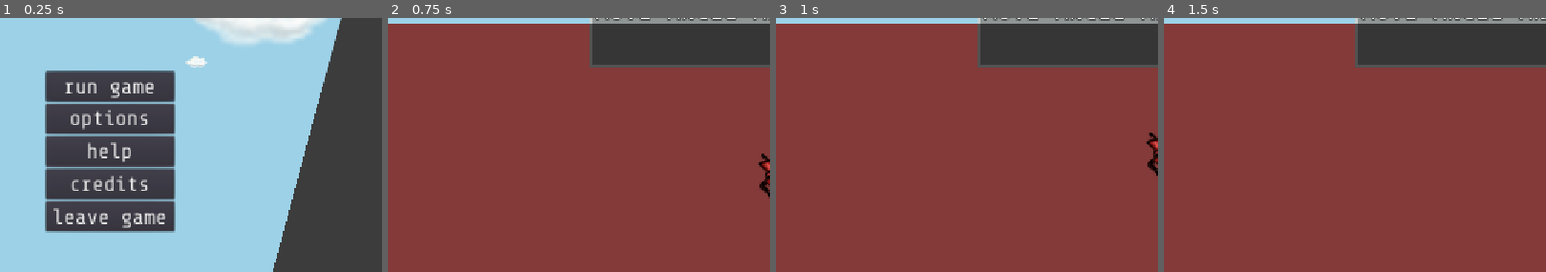
Above: before the commit, frames 1-4 (left to right).
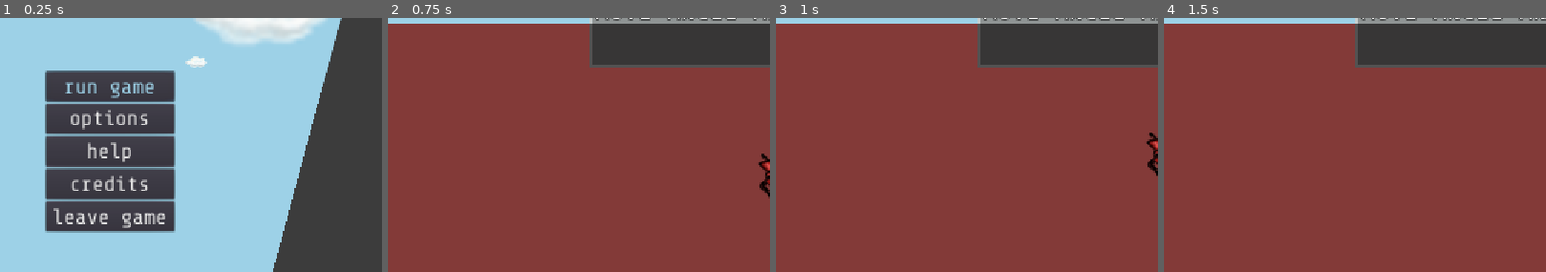
Above: after the commit, the same moments.

Repository: ang-vil/angvil
Game: Godot game, scene res://scenes/menu.tscn
Same seed, same stepped clock (60 frames per second), same inputs: the game is played once before the commit and once after it.
Inputs:
- Up to frame 1 (0.25 s): no input
- Up to frame 2 (0.75 s): click "run game" at 0.5 s
- Up to frame 3 (1 s): no input
- Up to frame 4 (1.5 s): tap Space (shoot) at 1.25 s; hold Right (key_right) from 1.28 s (still down); hold Enter (ui_accept) from 1.28 s (still down)
The pictures show only the part of the screen within x 0-50%, y 49-99%; the shares and areas given below are measured in that part.

The runs differ from the first frame. In frame 1, 0.5% of the frame differs, in the area x 17-41%, y 25-32%; in frame 2, nothing differs; in frame 3, nothing differs; in frame 4, nothing differs.

Commit message:
menu styling

Diff:
--- a/scenes/menu.tscn
+++ b/scenes/menu.tscn
@@ -21,6 +21,12 @@
 
 [sub_resource type="Theme" id=4]
 default_font = SubResource( 3 )
+
+[sub_resource type="DynamicFont" id=7]
+font_data = ExtResource( 6 )
+
+[sub_resource type="Theme" id=8]
+default_font = SubResource( 7 )
 
 [sub_resource type="DynamicFont" id=5]
 size = 32
@@ -127,6 +133,7 @@
 margin_bottom = 43.0
 focus_neighbour_top = NodePath("../ExitButton")
 focus_neighbour_bottom = NodePath("../OptionsButton")
+custom_colors/font_color_focus = Color( 0.615686, 0.819608, 0.905882, 1 )
 text = "run game"
 
 [node name="OptionsButton" type="Button" parent="VBoxContainer"]
@@ -135,6 +142,7 @@
 margin_bottom = 90.0
 focus_neighbour_top = NodePath("../StartButton")
 focus_neighbour_bottom = NodePath("../HelpButton")
+custom_colors/font_color_focus = Color( 0.615686, 0.819608, 0.905882, 1 )
 text = "options"
 
 [node name="HelpButton" type="Button" parent="VBoxContainer"]
@@ -143,6 +151,7 @@
 margin_bottom = 137.0
 focus_neighbour_top = NodePath("../OptionsButton")
 focus_neighbour_bottom = NodePath("../CreditsButton")
+custom_colors/font_color_focus = Color( 0.615686, 0.819608, 0.905882, 1 )
 text = "help"
 
 [node name="CreditsButton" type="Button" parent="VBoxContainer"]
@@ -151,6 +160,7 @@
 margin_bottom = 184.0
 focus_neighbour_top = NodePath("../HelpButton")
 focus_neighbour_bottom = NodePath("../ExitButton")
+custom_colors/font_color_focus = Color( 0.615686, 0.819608, 0.905882, 1 )
 text = "credits"
 
 [node name="ExitButton" type="Button" parent="VBoxContainer"]
@@ -159,6 +169,7 @@
 margin_bottom = 231.0
 focus_neighbour_top = NodePath("../CreditsButton")
 focus_neighbour_bottom = NodePath("../StartButton")
+custom_colors/font_color_focus = Color( 0.615686, 0.819608, 0.905882, 1 )
 text = "leave game"
 
 [node name="AudioStreamPlayer" type="AudioStreamPlayer" parent="."]
@@ -168,8 +179,8 @@
 [node name="CreditsPopupPanel" type="PopupPanel" parent="."]
 margin_left = 50.0
 margin_top = 50.0
-margin_right = 974.0
-margin_bottom = 550.0
+margin_right = 1030.0
+margin_bottom = 670.0
 theme = SubResource( 4 )
 __meta__ = {
 "_edit_use_anchors_": false
@@ -178,25 +189,30 @@
 [node name="CreditsVBoxContainer" type="VBoxContainer" parent="CreditsPopupPanel"]
 margin_left = 4.0
 margin_top = 4.0
-margin_right = 920.0
-margin_bottom = 496.0
+margin_right = 976.0
+margin_bottom = 616.0
 __meta__ = {
 "_edit_use_anchors_": false
 }
 
 [node name="CreditsRichTextLabel" type="RichTextLabel" parent="CreditsPopupPanel/CreditsVBoxContainer"]
-margin_right = 916.0
-margin_bottom = 445.0
+margin_right = 972.0
+margin_bottom = 565.0
 rect_min_size = Vector2( 50, 444 )
 size_flags_vertical = 3
+theme = SubResource( 8 )
 text = "ANG/VIL
 
-Credit to https://www.FesliyanStudios.com for the background music."
+Credit to https://www.FesliyanStudios.com for the background music.
+
+Our source code: https://github.com/ang-vil/angvil
+
+Licence: https://raw.githubusercontent.com/ang-vil/angvil/main/LICENSE"
 
 [node name="CreditsCloseButton" type="Button" parent="CreditsPopupPanel/CreditsVBoxContainer"]
-margin_top = 449.0
-margin_right = 916.0
-margin_bottom = 492.0
+margin_top = 569.0
+margin_right = 972.0
+margin_bottom = 612.0
 text = "close credits"
 __meta__ = {
 "_edit_use_anchors_": false
@@ -240,7 +256,6 @@
 }
 
 [node name="OptionsPopupPanel" type="PopupPanel" parent="."]
-visible = true
 margin_left = 50.0
 margin_top = 50.0
 margin_right = 974.0
Not shown: 1 places in scenes/menu.tscn that only renumber resources
